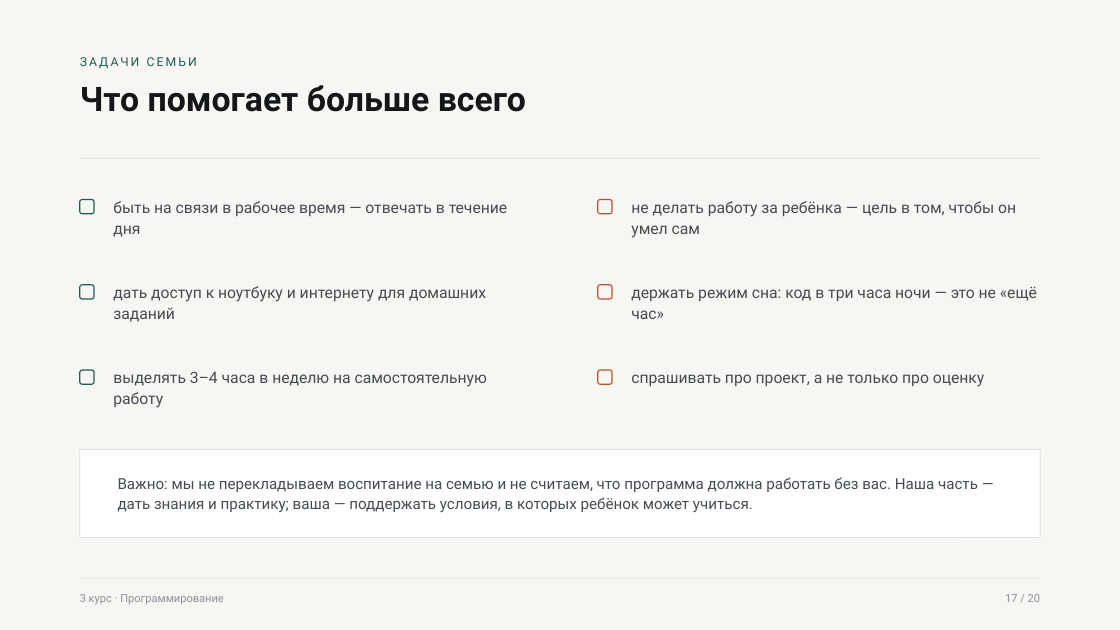
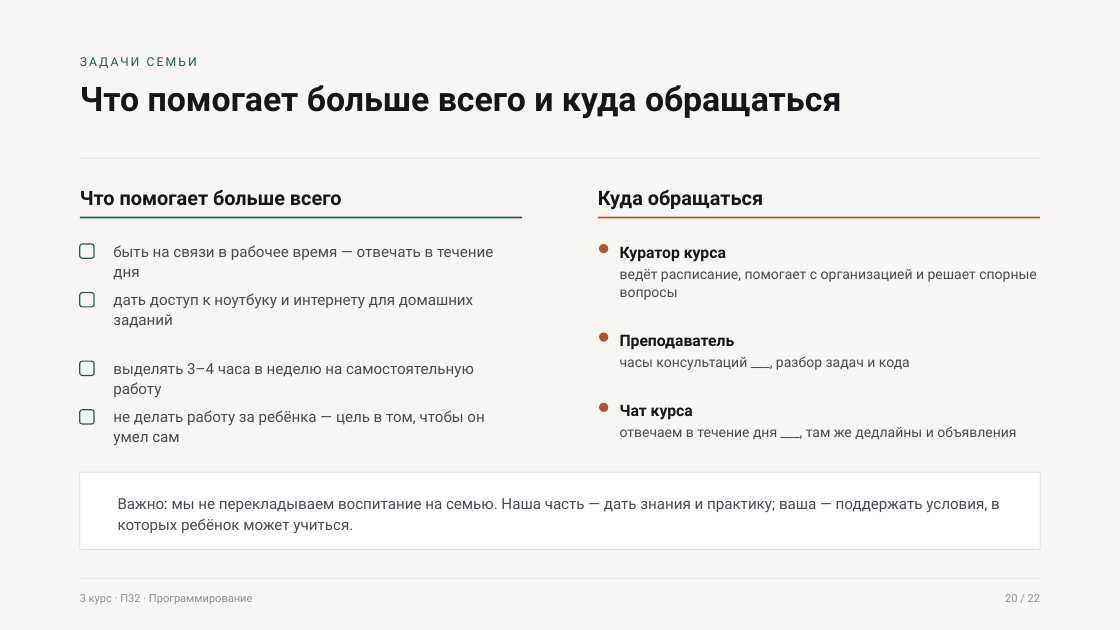
Before and after one commit to gadpam/game, a slide deck: slide 20 of presentation/out/Родительское_собрание_3_курс.pptx (slide 17 before the commit). Drawn at 1120x630 pixels with LibreOffice and Linux fonts; fonts in the diff are those of the drawing. Boxes give left, top, right and bottom in pixels: in the first picture for what was removed or moved away, otherwise in the second. Text is boxed around its words. In the diff, an @@ line names an element or a change of style, - is before the commit and + after.

```diff
--- a/presentation/out/Родительское_собрание_3_курс.pptx
+++ b/presentation/out/Родительское_собрание_3_курс.pptx
@@ text at (x1=80, y1=85, x2=841, y2=118): text changed @@
-Что помогает больше всего
+Что помогает больше всего и куда обращаться
@@ rounded rectangle removed at (x1=80, y1=200, x2=94, y2=214) @@
@@ text added at (x1=80, y1=190, x2=342, y2=206), 17 pt, text #14171A, bold @@
+Что помогает больше всего
@@ rounded rectangle removed at (x1=598, y1=200, x2=613, y2=214) @@
@@ text added at (x1=598, y1=190, x2=763, y2=210), 17 pt, text #14171A, bold @@
+Куда обращаться
@@ rectangle added at (x1=80, y1=217, x2=523, y2=218), fill #1D5C57 @@
@@ rectangle added at (x1=598, y1=217, x2=1041, y2=218), fill #B2552F @@
@@ rounded rectangle moved from (x1=80, y1=371, x2=94, y2=385) to (x1=80, y1=244, x2=94, y2=258) @@
@@ text "быть на связи в рабочее ..." moved from (x1=113, y1=201, x2=507, y2=237) to (x1=113, y1=245, x2=493, y2=260) @@
@@ ellipse added at (x1=599, y1=244, x2=608, y2=253), fill #B2552F @@
@@ text added at (x1=620, y1=246, x2=726, y2=262), 13.5 pt, text #14171A, bold @@
+Куратор курса
@@ text added at (x1=620, y1=269, x2=1037, y2=300), 12 pt, text #464C54 @@
+ведёт расписание, помогает с организацией и решает спорные вопросы
@@ rounded rectangle moved from (x1=80, y1=285, x2=94, y2=299) to (x1=80, y1=292, x2=94, y2=307) @@
@@ text "дать доступ к ноутбуку и ..." moved from (x1=113, y1=286, x2=486, y2=322) to (x1=113, y1=293, x2=473, y2=328) @@
@@ text removed at (x1=631, y1=286, x2=1037, y2=319) @@
-держать режим сна: код в три часа ночи — это не «ещё час»
@@ text "выделять 3–4 часа в неделю ..." moved from (x1=113, y1=371, x2=487, y2=408) to (x1=113, y1=363, x2=474, y2=397) @@
@@ ellipse added at (x1=599, y1=333, x2=608, y2=342), fill #B2552F @@
@@ text added at (x1=620, y1=334, x2=735, y2=350), 13.5 pt, text #14171A, bold @@
+Преподаватель
@@ text added at (x1=620, y1=356, x2=910, y2=370), 12 pt, text #464C54 @@
+часы консультаций ___, разбор задач и кода
@@ rounded rectangle moved from (x1=598, y1=285, x2=613, y2=299) to (x1=80, y1=361, x2=94, y2=376) @@
@@ rounded rectangle at (x1=80, y1=361, x2=94, y2=376): outline #B2552F 1 pt to #1D5C57 1 pt @@
@@ text removed at (x1=631, y1=374, x2=984, y2=387) @@
-спрашивать про проект, а не только про оценку
@@ rounded rectangle at (x1=80, y1=410, x2=94, y2=424): outline #B2552F 1 pt to #1D5C57 1 pt @@
@@ rounded rectangle moved from (x1=598, y1=371, x2=613, y2=385) to (x1=80, y1=410, x2=94, y2=424) @@
@@ size 13.5 to 13 pt; line spacing 17.8pt to 17.2pt in 4 elements at (x1=113, y1=293, x2=473, y2=328), (x1=113, y1=363, x2=474, y2=397), (x1=113, y1=245, x2=493, y2=260), (x1=113, y1=410, x2=484, y2=445) @@
@@ text "не делать работу за ребёнка ..." moved from (x1=631, y1=201, x2=1016, y2=238) to (x1=113, y1=410, x2=484, y2=445) @@
@@ ellipse added at (x1=599, y1=402, x2=608, y2=412), fill #B2552F @@
@@ text added at (x1=620, y1=404, x2=693, y2=420), 13.5 pt, text #14171A, bold @@
+Чат курса
@@ text added at (x1=620, y1=426, x2=1016, y2=439), 12 pt, text #464C54 @@
+отвечаем в течение дня ___, там же дедлайны и объявления
@@ rounded rectangle resized from (x1=80, y1=450, x2=1040, y2=538) to (x1=80, y1=472, x2=1040, y2=549) @@
@@ text at (x1=118, y1=498, x2=1000, y2=533): text changed @@
-Важно: мы не перекладываем воспитание на семью и не считаем, что программа должна работать без вас. Наша часть — дать знания и практику; ваша — поддержать условия, в которых ребёнок может учиться.
+Важно: мы не перекладываем воспитание на семью. Наша часть — дать знания и практику; ваша — поддержать условия, в которых ребёнок может учиться.
@@ text at (x1=80, y1=594, x2=253, y2=604): text changed @@
-3 курс · Программирование
+3 курс · П32 · Программирование
@@ text at (x1=1005, y1=594, x2=1040, y2=602): text changed @@
-17 / 20
+20 / 22
```
Also in this commit, not shown: 14 other slides changed, 7 slides added, 5 slides removed, 5 other files.
